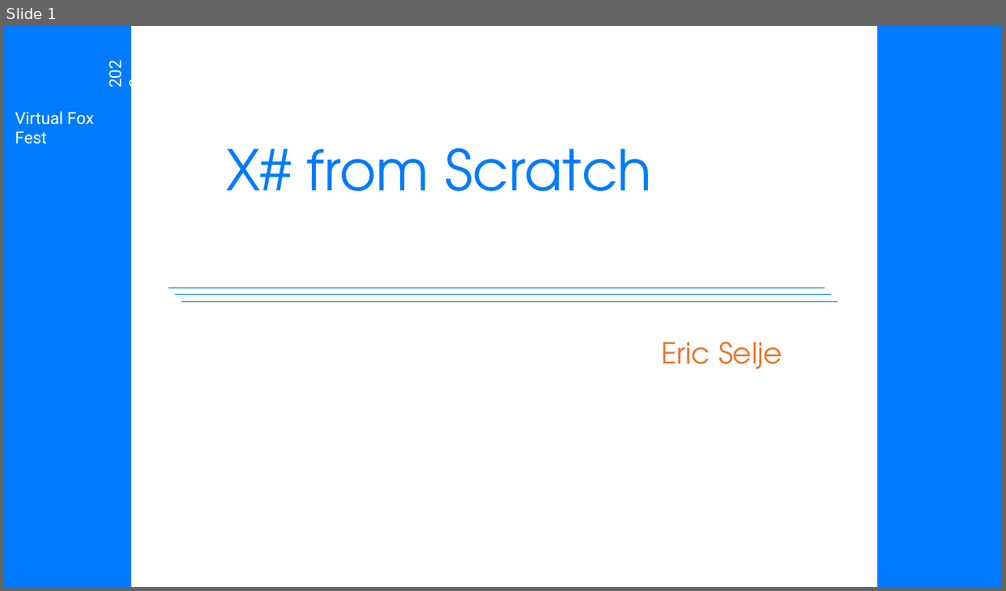
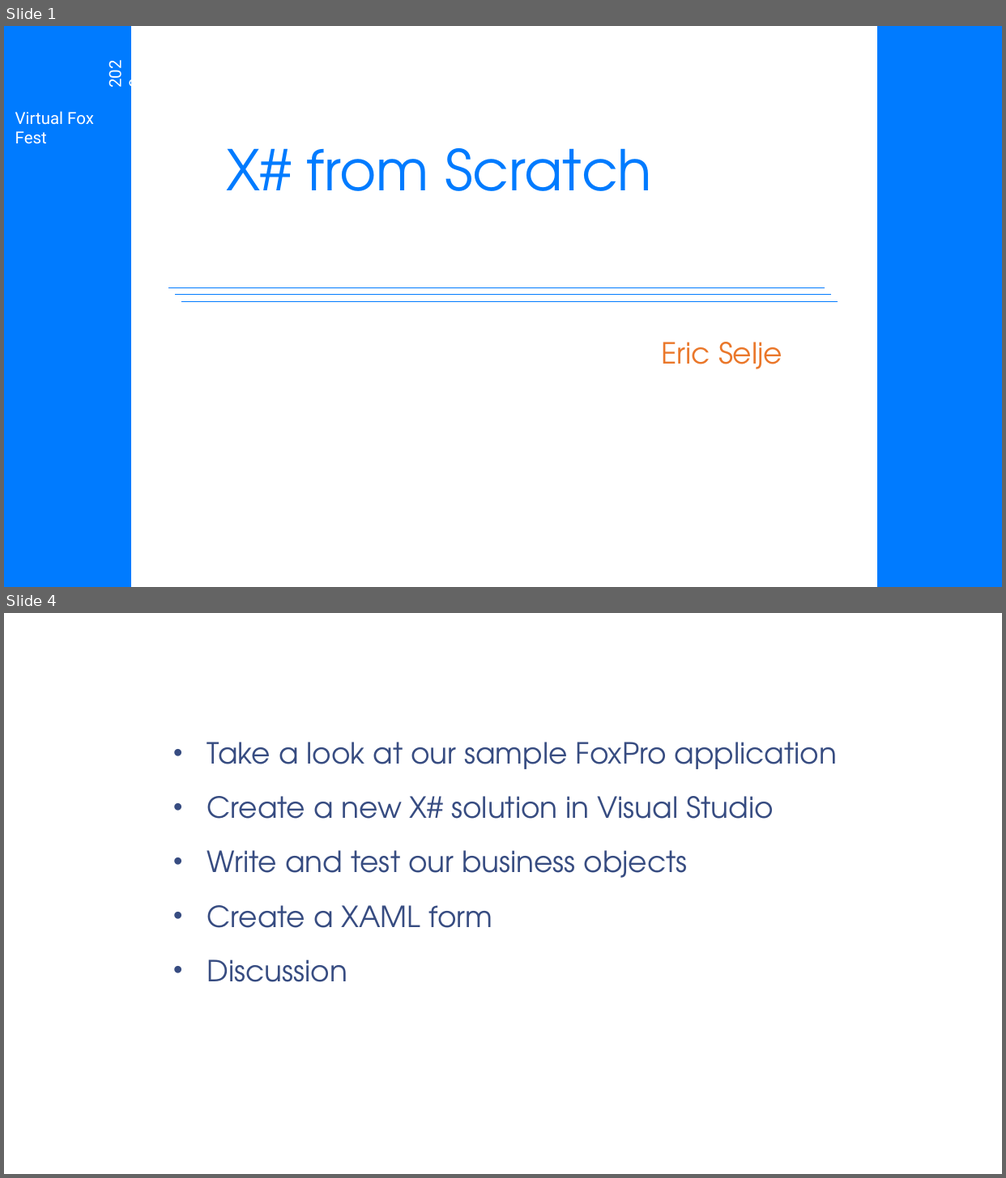
Before and after one commit to eselje/XToDos, a slide deck: Docs/Selje_XSharpFromScratch_Slides.pptx. Shown one above the other, each under a label of ours: slide 1 before the commit, slides 1 and 4 after it; the slides between them are not shown. The pictures are 1006x591 and 1006x1178 pixels, drawn with LibreOffice and Linux fonts; fonts in the diff are those of the drawing; background and template pictures are left out. Boxes give left, top, right and bottom in pixels: in the first picture for what was removed or moved away, otherwise in the second. Text is boxed around its words. In the diff, an @@ line names an element or a change of style, - is before the commit and + after.

```diff
--- a/Docs/Selje_XSharpFromScratch_Slides.pptx
+++ b/Docs/Selje_XSharpFromScratch_Slides.pptx
@@ slide 4 added at bbox=[4, 613, 1002, 1174], background picture (left out) @@
@@ title added at bbox=[166, 637, 957, 694], 39.6 pt, text #FFFFFF @@
+Agenda
@@ text added at bbox=[207, 742, 837, 982], 28 pt, text #374C81 @@
+• Take a look at our sample FoxPro application
+• Create a new X# solution in Visual Studio
+• Write and test our business objects
+• Create a XAML form
+• Discussion
```
Also in this commit, not shown: 9 slides changed, 8 other slides added, 8 slides removed, 3 other files.
